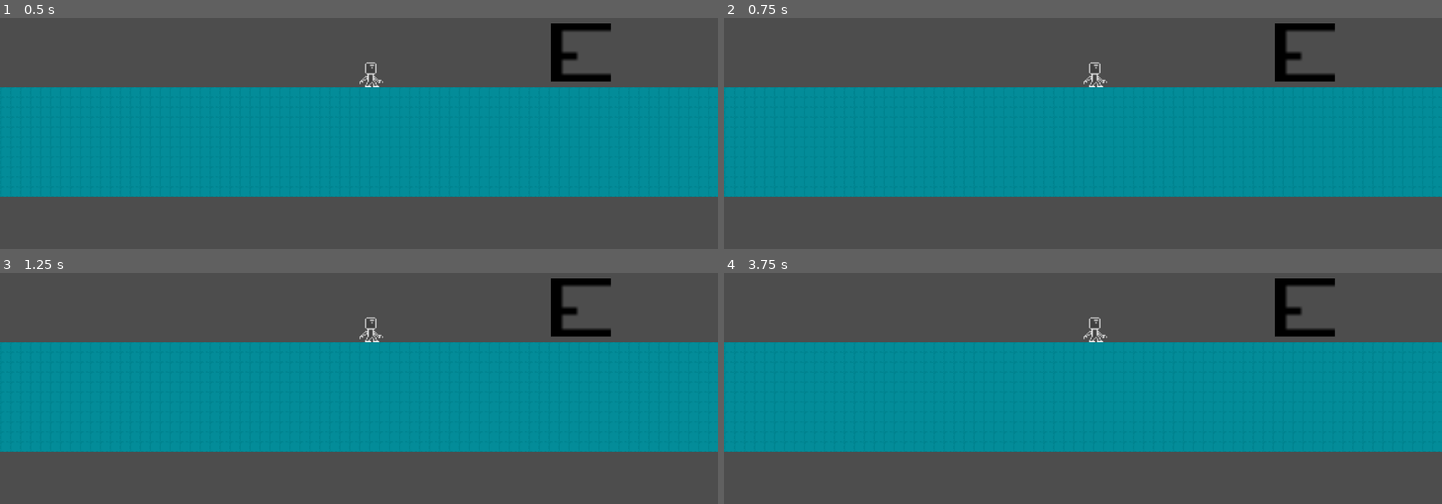
Above: before the commit, frames 1-4 (two rows, left to right).
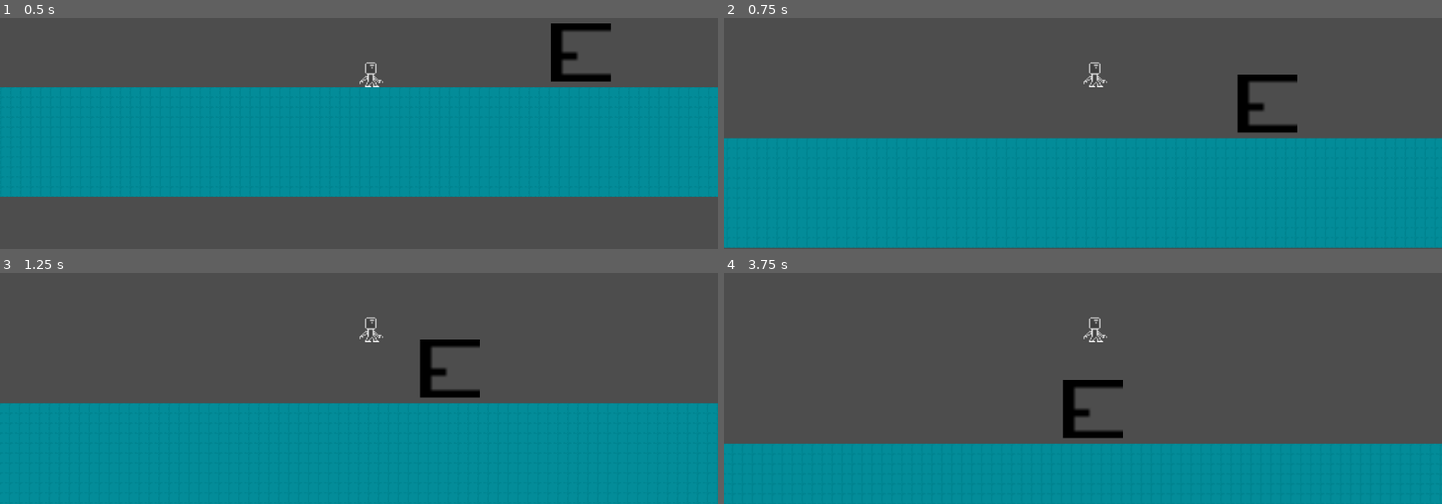
Above: after the commit, the same moments.

Repository: peachyem/ShootingForTheDark
Game: Godot game, scene res://levels/floor.tscn
The game is run twice, just before and just after one commit, with the same random seed, the same clock (stepped at 60 frames per second) and the same inputs.
Inputs:
- Up to frame 1 (0.5 s): no input
- Up to frame 2 (0.75 s): tap Enter (ui_accept) at 0.5, 0.6 s; hold Right (ui_right) from 0.53 s (still down)
- Up to frame 3 (1.25 s): keep holding Right (ui_right); tap Enter (ui_accept) at 0.77, 1.07 s
- Up to frame 4 (3.75 s): tap Enter (ui_accept) at 1.35, 1.52, 1.82, 2.1, 2.85, 3.02, 3.32, 3.6 s; release Right (ui_right) at 2.03 s; hold Left (ui_left) 2.03-2.78 s; hold Right (ui_right) from 2.78 s (still down)

Frame 1 is identical in both runs. In frame 2, 45% of the frame differs, in the area x 0-100%, y 2-100%; in frame 3, 50%; in frame 4, 67%.
Error before the commit: Cannot call method 'play' on a null value. (res://scripts/player_control.gd:55)

Commit message:
Added double jump to character

Diff:
--- a/scripts/player_control.gd
+++ b/scripts/player_control.gd
@@ -1,18 +1,13 @@
 extends CharacterBody2D
 
+const SPEED = 300.0
+const JUMP_VELOCITY = -400.0
+const double_jump_velocity = -400.0
 
-@export var speed : float = 300.0
-@export var jump_velocity : float = -400.0
-@export var double_jump_velocity : float = -300.0
-#looks for nodes and finds this specific body
-@onready var animated_sprite : AnimatedSprite2D = $AnimatedSprite2D
-
-
+# Get the gravity from the project settings to be synced with RigidBody nodes.
 var gravity = ProjectSettings.get_setting("physics/2d/default_gravity")
+var was_in_air : bool = false
 var has_double_jumped : bool = false
-var animation_locked : bool = false
-var was_in_air : bool = false
-var direction : Vector2 = Vector2.ZERO
 
 func _physics_process(delta):
 	# Add the gravity.
@@ -22,40 +17,23 @@
 	else:
 		has_double_jumped = false
 
-		if was_in_air == true :
-			land()
 
-	# Handle Jump.
-	if Input.is_action_just_pressed("jump"):
+
+	# Handle jump.
+	if Input.is_action_just_pressed("ui_accept"):
 		if is_on_floor():
-			#normal jump from floor
-			jump()
+			velocity.y = JUMP_VELOCITY
 		elif not has_double_jumped:
-			#double jump in air
 			velocity.y = double_jump_velocity
 			has_double_jumped = true
 
+
 	# Get the input direction and handle the movement/deceleration.
 	# As good practice, you should replace UI actions with custom gameplay actions.
-	direction = Input.get_vector("left","right", "up", "down")
+	var direction = Input.get_axis("ui_left", "ui_right")
 	if direction:
-		velocity.x = direction.x * speed
+		velocity.x = direction * SPEED
 	else:
-		velocity.x = move_toward(velocity.x, 0, speed)
+		velocity.x = move_toward(velocity.x, 0, SPEED)
 
 	move_and_slide()
-	update_facing_direction()
-
-func jump():
-	velocity.y = jump_velocity
-	animated_sprite.play("jump_air")
-	animation_locked = true
-
-func land():
-	animated_sprite.play("normal")
-
-func update_facing_direction() :
-	if direction.x > 0:
-		animated_sprite.flip_h = false
-	elif direction.x < 0:
-		animated_sprite.flip_h = true
